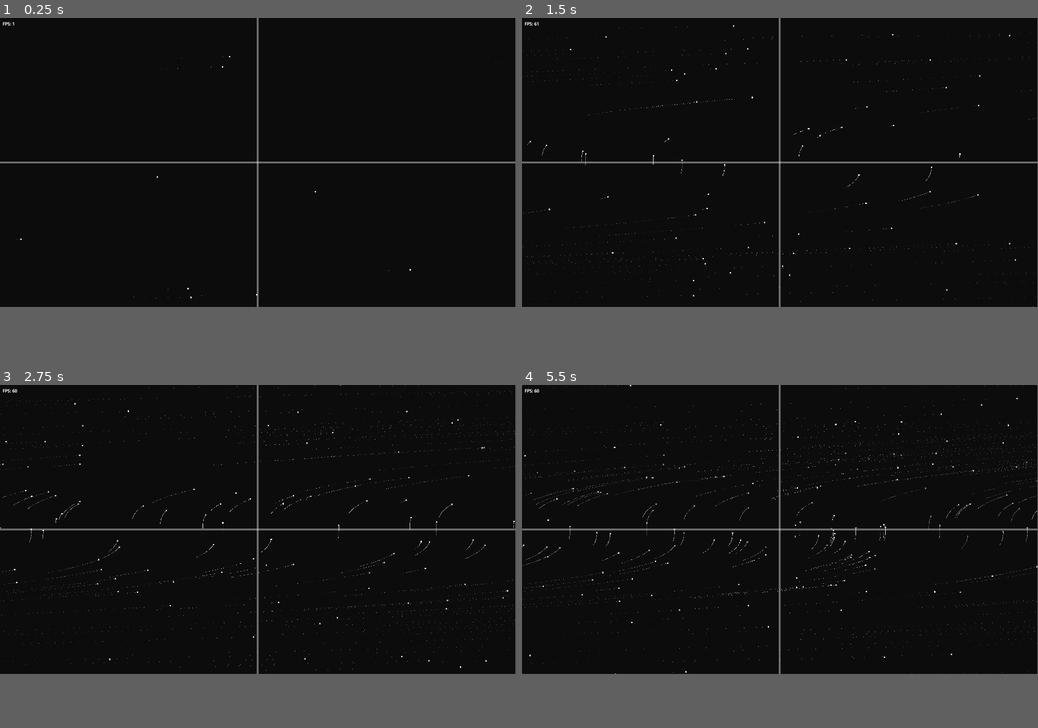
Above: before the commit, frames 1-4 (two rows, left to right).
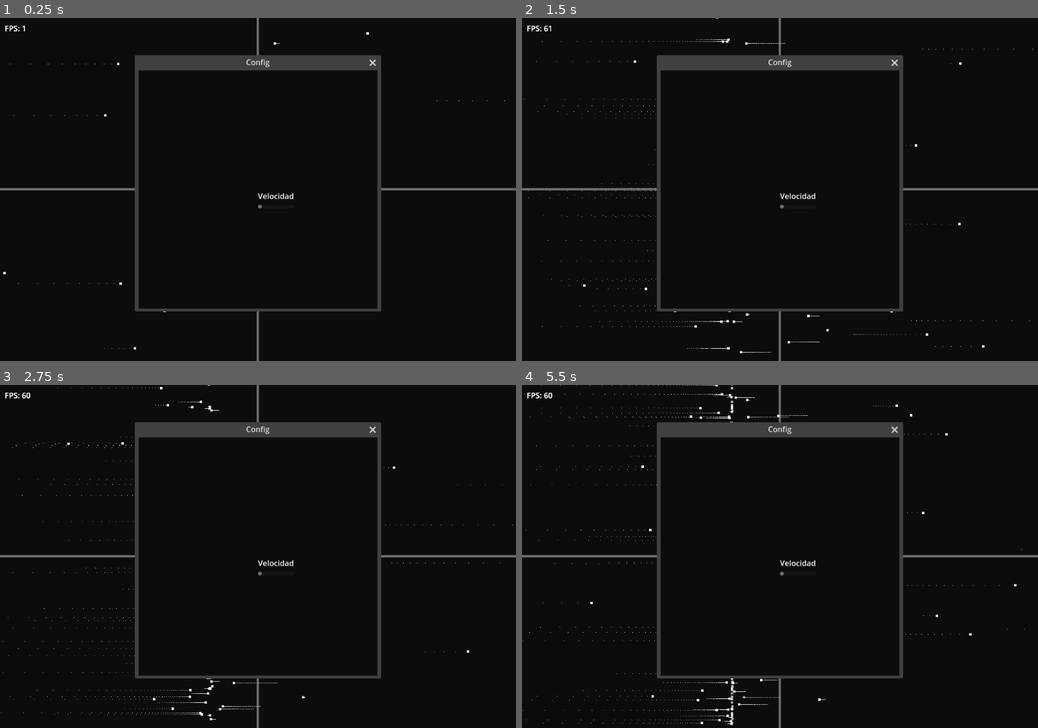
Above: after the commit, the same moments.

Repository: Drus008/VisualitzadorEDOS
Game: Godot game, scene res://main.tscn
Same seed, same stepped clock (60 frames per second), same inputs: the game is played once before the commit and once after it.
Inputs:
- Up to frame 1 (0.25 s): no input
- Up to frame 2 (1.5 s): no input
- Up to frame 3 (2.75 s): no input
- Up to frame 4 (5.5 s): no input
In our replay, the window is 799x449 before the commit and 800x533 after it. These sizes can differ from the game's own. Grey fills any space a smaller window leaves; there, only what the larger window draws over its background counts as a difference.

The runs differ from the first frame. In frame 1, 4.9% of the frame differs, in the area x 0-100%, y 0-100%; in frame 2, 5.5%; in frame 3, 5.8%; in frame 4, 6.3%.

Commit message:
Finestra

Diff:
--- /dev/null
+++ b/eje_x.gd
@@ -0,0 +1,12 @@
+extends Sprite2D
+
+
+# Called when the node enters the scene tree for the first time.
+func _ready() -> void:
+	position.x = Main.resX/2
+	position.y = Main.resY/2
+
+
+# Called every frame. 'delta' is the elapsed time since the previous frame.
+func _process(delta: float) -> void:
+	pass
--- /dev/null
+++ b/interaccion.gd
@@ -0,0 +1,13 @@
+extends Node
+
+func _input(event: InputEvent) -> void:
+	pass
+
+# Called when the node enters the scene tree for the first time.
+func _ready() -> void:
+	pass # Replace with function body.
+
+
+# Called every frame. 'delta' is the elapsed time since the previous frame.
+func _process(delta: float) -> void:
+	pass
--- a/main.gd
+++ b/main.gd
@@ -1,10 +1,12 @@
 extends Node2D
 
+var v := 1
+var zoom:= 10
+var resX: int
+var resY: int
+var time:=0
 
-
-var resX:=1920
-var resY:=1080
-var time:=0
+var fade = 600
 
 var fps_label: Label
 
@@ -12,7 +14,10 @@
 var rng = RandomNumberGenerator.new()
 
 func principal(x,y,t):
-	return Vector2((y**2-1)/100,t)
+	y = y/zoom
+	x = x/zoom
+	t = t/zoom
+	return Vector2((x-10)*(x+10),0)
 
 func cambiarCoords(x,y):
 	return Vector2(x-resX/2,-y+resY/2)
@@ -22,6 +27,8 @@
 
 # Called when the node enters the scene tree for the first time.
 func _ready() -> void:
+	resX = get_viewport().size.x
+	resY = get_viewport().size.y
 	fps_label = Label.new()
 	fps_label.position = Vector2(10, 10)  # Posición en la pantalla
 	add_child(fps_label)  # Añadir el label al nodo principal
@@ -31,10 +38,10 @@
 # Called every frame. 'delta' is the elapsed time since the previous frame.
 func _process(delta: float) -> void:
 	time = time+1
-	if time%2==0:
-		for i in range(3):
-			novaPos = Vector2(rng.randf_range(-resX,resX),rng.randf_range(-resY,resY))
-			add_child(punt.new(novaPos))
+	if time%1==0:
+		for i in range(1):
+			novaPos = Vector2(rng.randf_range(-3*resX/4,3*resX/4),rng.randf_range(-3*resY/4,3*resY/4))
+			add_child(punt.new(novaPos, fade))
 
 	# Obtener los FPS actuales
 	var fps = Engine.get_frames_per_second()
--- a/main.tscn
+++ b/main.tscn
@@ -1,20 +1,50 @@
-[gd_scene load_steps=3 format=3 uid="uid://cusjschpkbrbh"]
+[gd_scene load_steps=5 format=3 uid="uid://cusjschpkbrbh"]
 
 [ext_resource type="Script" path="res://main.gd" id="1_5i0gs"]
 [ext_resource type="Texture2D" uid="uid://cns3h70ukvh31" path="res://Sprites/punt.png" id="2_8p4mf"]
+[ext_resource type="Script" path="res://eje_x.gd" id="3_isqvj"]
+[ext_resource type="Script" path="res://interaccion.gd" id="3_qiod3"]
 
 [node name="main" type="Node2D"]
 script = ExtResource("1_5i0gs")
 
-[node name="Sprite2D" type="Sprite2D" parent="."]
+[node name="EjeX" type="Sprite2D" parent="."]
 modulate = Color(1, 1, 1, 0.392157)
 position = Vector2(980, 540)
 scale = Vector2(100, 0.25)
 texture = ExtResource("2_8p4mf")
+script = ExtResource("3_isqvj")
 
-[node name="Sprite2D2" type="Sprite2D" parent="."]
+[node name="EjeY" type="Sprite2D" parent="."]
 modulate = Color(1, 1, 1, 0.392157)
 position = Vector2(960, 595.035)
 rotation = 1.5708
 scale = Vector2(60.704, 0.25)
 texture = ExtResource("2_8p4mf")
+script = ExtResource("3_isqvj")
+
+[node name="Interaccion" type="Node" parent="."]
+script = ExtResource("3_qiod3")
+
+[node name="Window" type="Window" parent="."]
+title = "Config"
+initial_position = 3
+size = Vector2i(500, 500)
+current_screen = 1
+
+[node name="Camera2D" type="Camera2D" parent="Window"]
+
+[node name="VBoxContainer" type="VBoxContainer" parent="Window/Camera2D"]
+offset_right = 40.0
+offset_bottom = 40.0
+size_flags_horizontal = 4
+alignment = 1
+
+[node name="Label" type="Label" parent="Window/Camera2D/VBoxContainer"]
+layout_mode = 2
+size_flags_horizontal = 4
+size_flags_vertical = 6
+text = "Velocidad"
+
+[node name="HScrollBar" type="HScrollBar" parent="Window/Camera2D/VBoxContainer"]
+layout_mode = 2
--- a/project.godot
+++ b/project.godot
@@ -18,12 +18,12 @@
 [autoload]
 
 Main="*res://main.gd"
-Variables="*res://variables.gd"
 
 [display]
 
-window/size/viewport_width=1920
-window/size/viewport_height=1080
+window/size/viewport_width=1080
+window/size/viewport_height=720
+window/subwindows/embed_subwindows=false
 
 [rendering]
 
--- a/punt.gd
+++ b/punt.gd
@@ -4,7 +4,7 @@
 
 var particulas: CPUParticles2D
 
-const v := 1
+
 
 var vel: Vector2
 var pos: Vector2
@@ -34,7 +34,7 @@
 		queue_free()
 	eliminarSiLluny()
 	vel = Main.principal(pos[0],pos[1], 50)
-	pos = pos + vel*delta*v
+	pos = pos + vel*delta
 	tvida = tvida +1
 	modulate.a = 1-float(tvida)/fade
 	position = Main.retornarCoords(pos)
